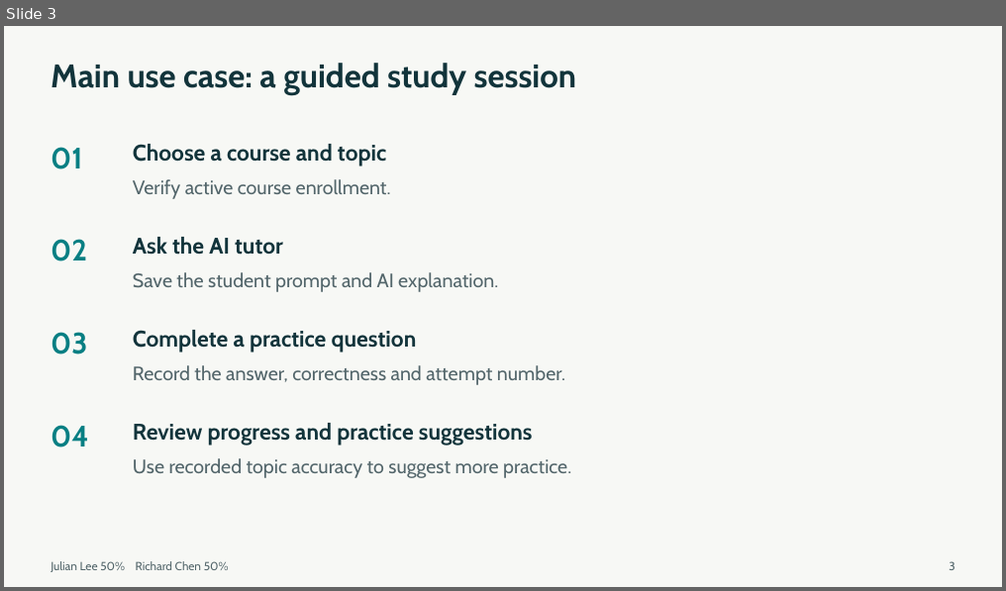
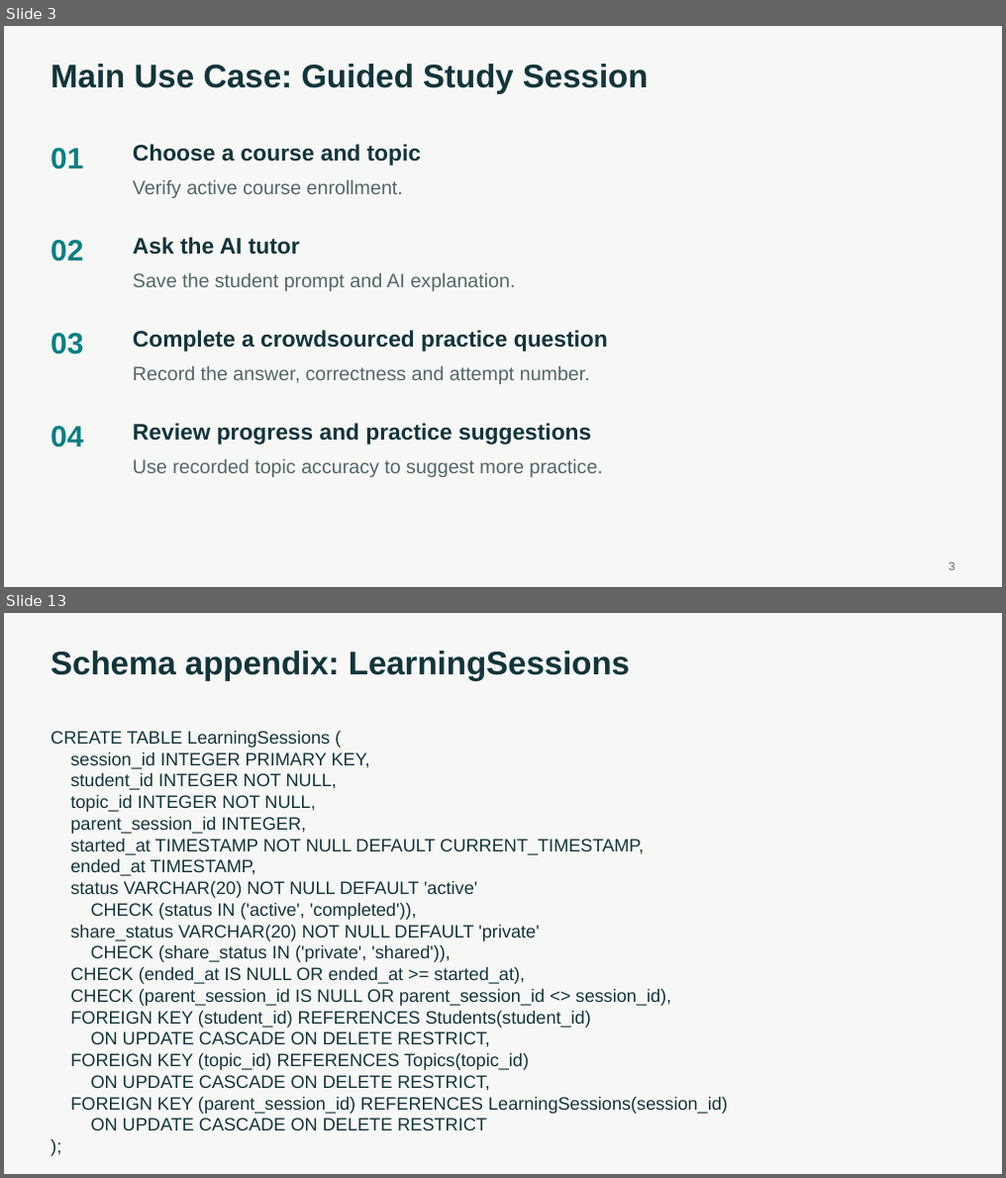
Before and after one commit to BoyManWamen/YouTutor, a slide deck: Checkpoint1-slides.pptx. Shown one above the other, each under a label of ours: slide 3 before the commit, slides 3 and 13 after it; the slides between them are not shown. The pictures are 1006x591 and 1006x1178 pixels, drawn with LibreOffice and Linux fonts; fonts in the diff are those of the drawing. Boxes give left, top, right and bottom in pixels: in the first picture for what was removed or moved away, otherwise in the second. Text is boxed around its words. In the diff, an @@ line names an element or a change of style, - is before the commit and + after.

Commit message:
Update: Checkpoint 1 specs and slides

```diff
--- a/Checkpoint1-slides.pptx
+++ b/Checkpoint1-slides.pptx
@@ slide 13 added at (4, 613, 1002, 1174), background #F7F8F5 @@
@@ text added at (51, 651, 630, 681), 31.5 pt, text #12343B, bold @@
+Schema appendix: LearningSessions
@@ text added at (51, 731, 728, 1131), 17.2 pt, text #12343B @@
+CREATE TABLE LearningSessions (
+session_id INTEGER PRIMARY KEY,
+student_id INTEGER NOT NULL,
+topic_id INTEGER NOT NULL,
+parent_session_id INTEGER,
+started_at TIMESTAMP NOT NULL DEFAULT CURRENT_TIMESTAMP,
+ended_at TIMESTAMP,
+status VARCHAR(20) NOT NULL DEFAULT 'active'
+CHECK (status IN ('active', 'completed')),
+share_status VARCHAR(20) NOT NULL DEFAULT 'private'
+CHECK (share_status IN ('private', 'shared')),
+CHECK (ended_at IS NULL OR ended_at >= started_at),
+CHECK (parent_session_id IS NULL OR parent_session_id <> session_id),
+FOREIGN KEY (student_id) REFERENCES Students(student_id)
+ON UPDATE CASCADE ON DELETE RESTRICT,
+FOREIGN KEY (topic_id) REFERENCES Topics(topic_id)
+ON UPDATE CASCADE ON DELETE RESTRICT,
+FOREIGN KEY (parent_session_id) REFERENCES LearningSessions(session_id)
+ON UPDATE CASCADE ON DELETE RESTRICT
+);
@@ slide 3 changed as well @@
@@ text at (51, 64, 648, 94): text changed; font Cabin to Arial @@
-Main use case: a guided study session
+Main Use Case: Guided Study Session
@@ text at (133, 330, 608, 352): text changed; font Cabin to Arial @@
-Complete a practice question
+Complete a crowdsourced practice question
@@ font Cabin to Arial in 12 elements at (948, 563, 955, 570), (51, 148, 83, 170), (133, 144, 421, 166), (133, 180, 403, 198), (51, 240, 83, 262), (133, 237, 300, 255), (133, 274, 516, 291), (51, 333, 83, 355), (133, 367, 590, 384), (51, 426, 83, 448), (133, 423, 591, 444), (133, 460, 603, 477) @@
@@ text removed at (51, 562, 229, 572) @@
-Julian Lee 50% Richard Chen 50%
```
Also in this commit, not shown: 2 other slides changed, 12 other slides added, 1 slide removed, 1 other file.
